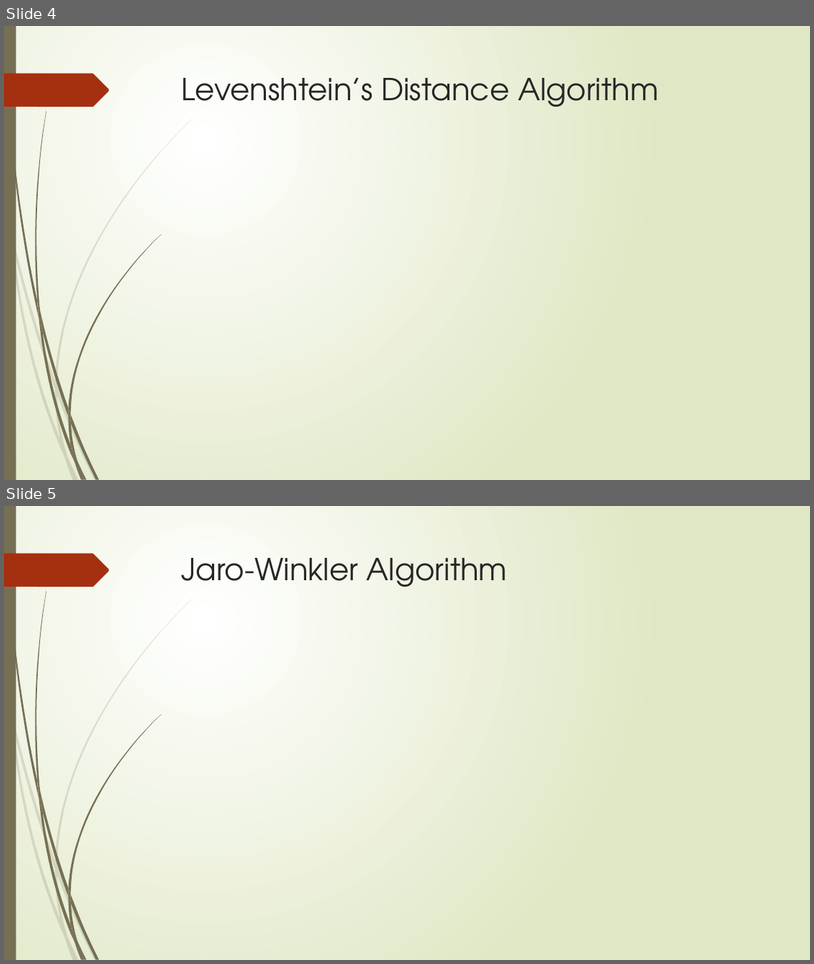
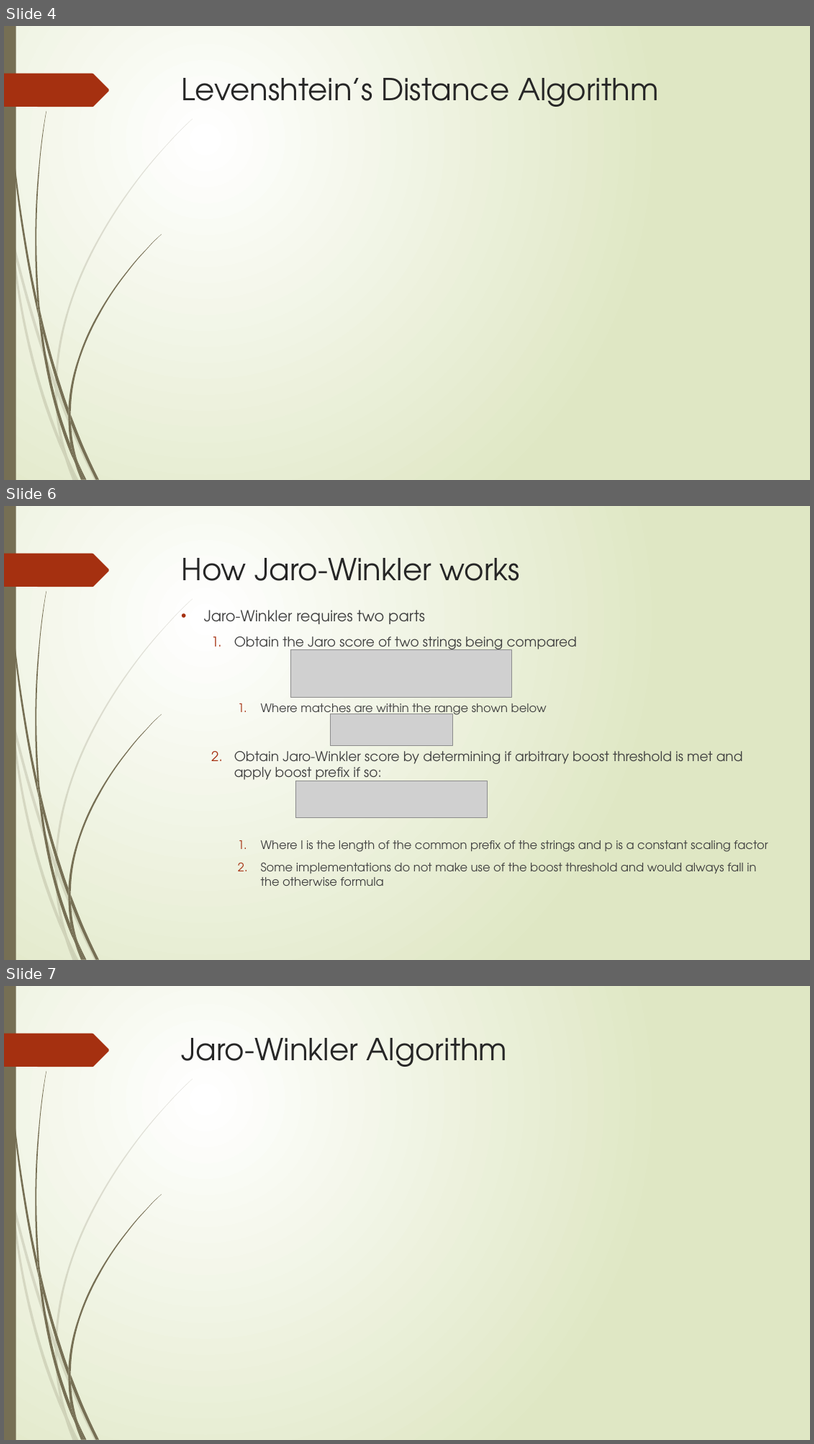
Before and after one commit to AthensStateComputerScience/DigitalHumanities, a slide deck: PowerPoint/Digital Humanities.pptx. Shown one above the other, each under a label of ours: slides 4 and 5 before the commit, slides 4, 6 and 7 after it; the slides between them are not shown. The pictures are 814x964 and 814x1444 pixels, drawn with LibreOffice and Linux fonts; fonts in the diff are those of the drawing; grey boxes stand for pictures. Boxes give left, top, right and bottom in pixels: in the first picture for what was removed or moved away, otherwise in the second. Text is boxed around its words. In the diff, an @@ line names an element or a change of style, - is before the commit and + after.

Commit message:
updating jaro-winkler slides
updating jaro-winkler slides

```diff
--- a/PowerPoint/Digital Humanities.pptx
+++ b/PowerPoint/Digital Humanities.pptx
@@ slide 6 added at (4,506,810,960), background gradient #FFFFFF to #DFE8C4; not listed: 24 template elements that a slide beside it also shows @@
@@ title added at (182,558,521,581), 36 pt, text #262626 @@
+How Jaro-Winkler works
@@ text added at (204,610,768,885), 14 pt, text #404040 @@
+• Jaro-Winkler requires two parts
+  1. Obtain the Jaro score of two strings being compared
+    1. Where matches are within the range shown below
+  2. Obtain Jaro-Winkler score by determining if arbitrary boost threshold is met and apply boost prefix if so:
+    1. Where l is the length of the common prefix of the strings and p is a constant scaling factor
+    2. Some implementations do not make use of the boost threshold and would always fall in the otherwise formula
@@ picture added at (291,650,512,698) @@
@@ picture added at (331,714,453,746) @@
@@ picture added at (296,781,488,818) @@
@@ what was slide 5 is now slide 7 @@
```
Also in this commit, not shown: 2 slides changed, 1 other slide added.
